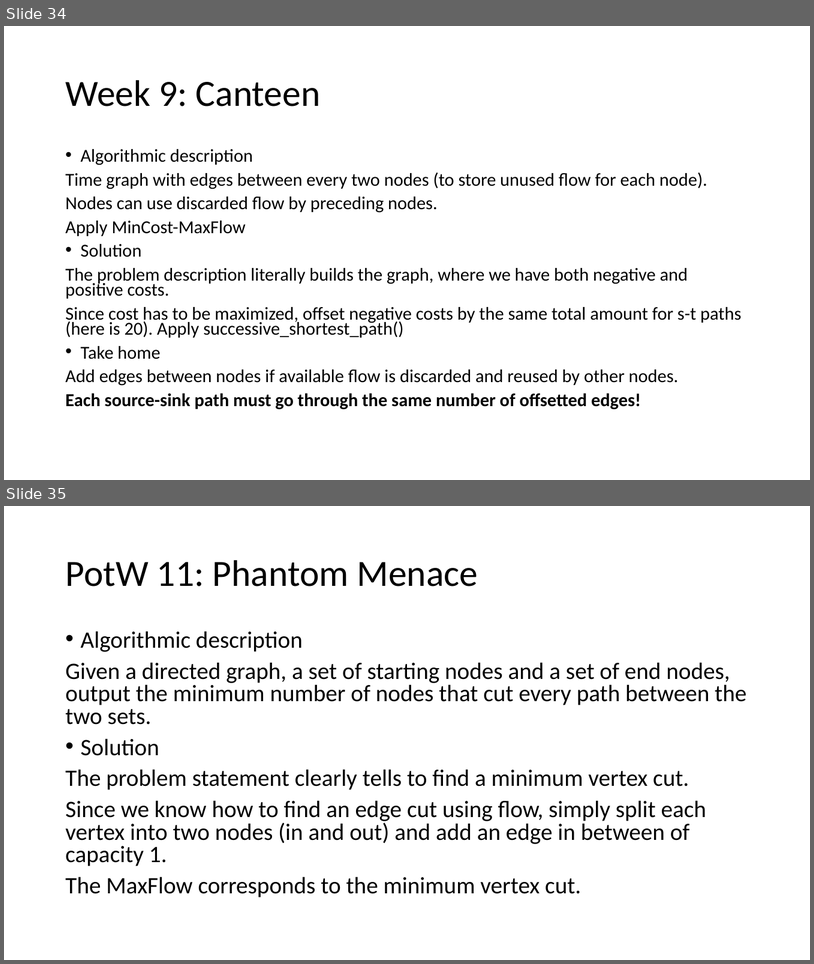
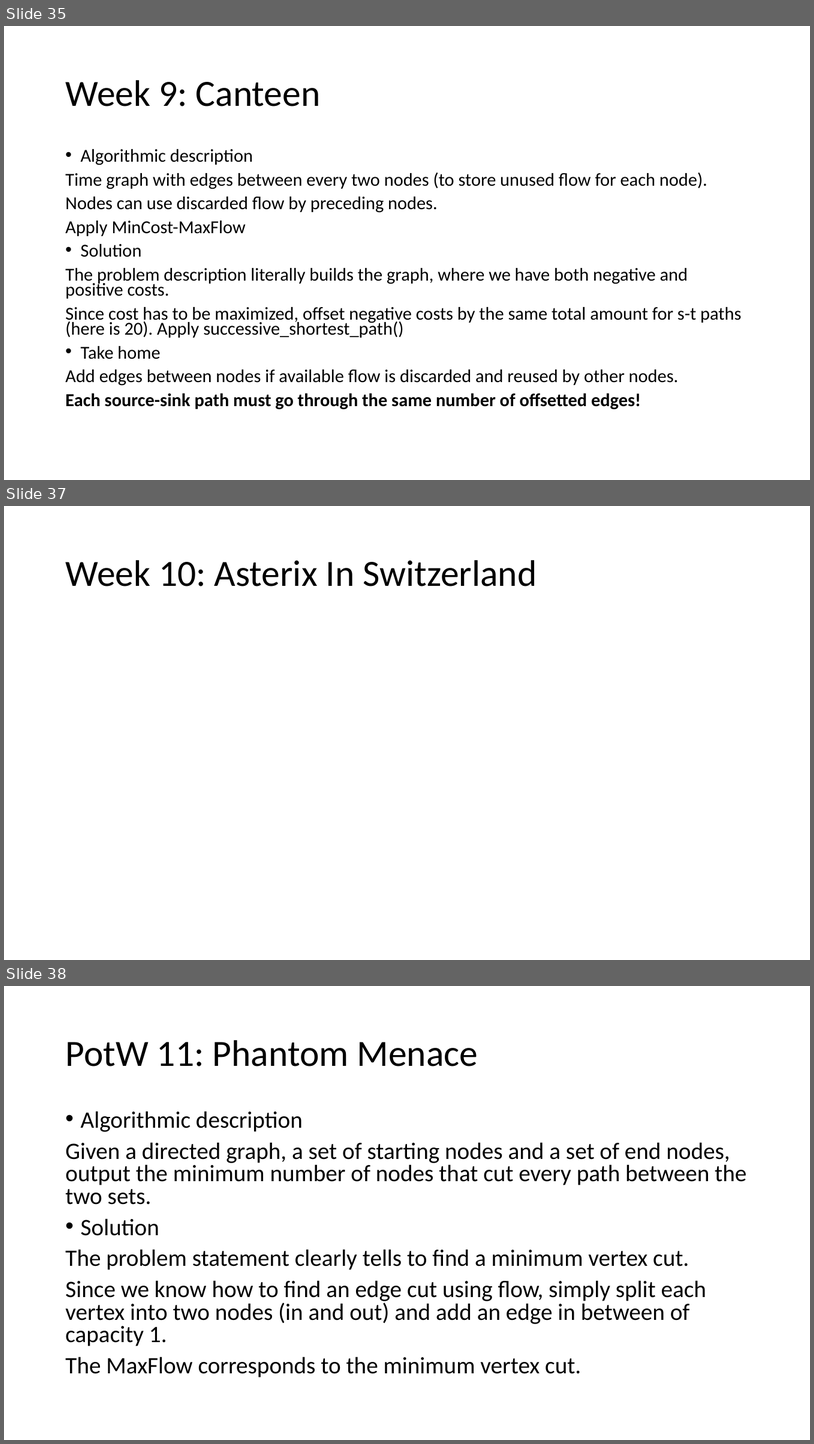
Before and after one commit to giacomocamposampiero/algolab, a slide deck: Recap.pptx. Shown one above the other, each under a label of ours: slides 34 and 35 before the commit, slides 35, 37 and 38 after it; the slides between them are not shown. The pictures are 814x964 and 814x1444 pixels, drawn with LibreOffice and Linux fonts; fonts in the diff are those of the drawing; grey boxes stand for pictures. Boxes give left, top, right and bottom in pixels: in the first picture for what was removed or moved away, otherwise in the second. Text is boxed around its words. In the diff, an @@ line names an element or a change of style, - is before the commit and + after.

```diff
--- a/Recap.pptx
+++ b/Recap.pptx
@@ slide 37 added at [4, 506, 810, 960], background #FFFFFF @@
@@ title added at [65, 560, 537, 586], 44 pt, text #000000 @@
+Week 10: Asterix In Switzerland
@@ what was slide 34 is now slide 35 @@
@@ what was slide 35 is now slide 38 @@
```
Also in this commit, not shown: 1 slide changed, 2 other slides added, 3 other files.
